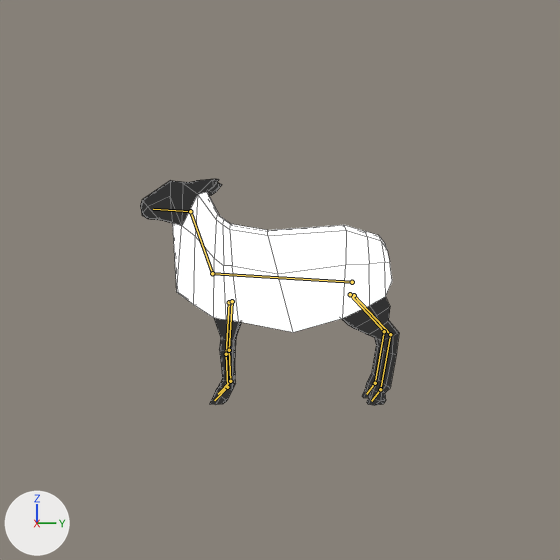
One commit to the Blender file rouglikeFarmer/Assets/Blender/Models/ovce.blend: the scene before it, then after it.
Before and after are seen from the file's camera 'Camera'. The axes (+X, +Y, +Z) are drawn at lower left. The lights are the same throughout. The bones that bend it are drawn over the model as lines. Mesh edges are drawn as thin lines.
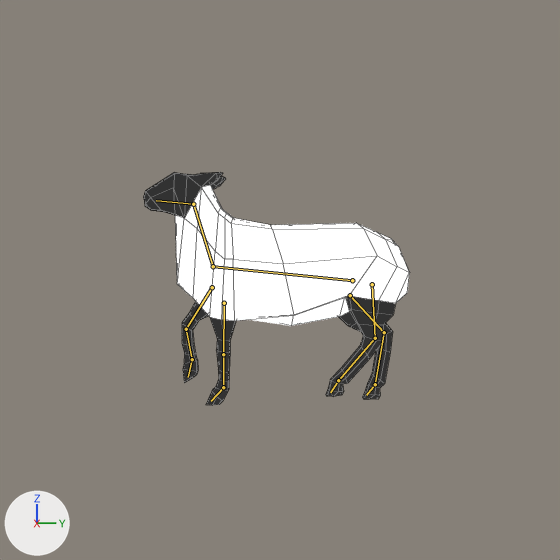
The newer file adds an action. The first version stands in its rest pose; the second is drawn at frame 16 of the action 'Ovce_walk'.

What differs and where, as boxes (x1, y1, x2, y2) in the pictures (560 x 560 px):
'Plane', posed
    before: (140, 179, 399, 405)
    after: (143, 172, 410, 405)
bone 'Bone', root to tip
    before: (352, 282) to (212, 273)
    after: (352, 280) to (213, 266)
bone 'Bone.003', root to tip
    before: (229, 302) to (226, 354)
    after: (224, 303) to (223, 354)
bone 'Bone.004', root to tip
    before: (226, 354) to (227, 387)
    after: (223, 354) to (223, 387)
bone 'Bone.006', root to tip
    before: (232, 301) to (229, 350)
    after: (212, 287) to (186, 329)
bone 'Bone.007', root to tip
    before: (229, 350) to (230, 381)
    after: (186, 329) to (192, 359)
bone 'Bone.008', root to tip
    before: (230, 381) to (218, 394)
    after: (192, 359) to (188, 377)
bone 'Bone.009', root to tip
    before: (354, 295) to (390, 334)
    after: (372, 284) to (375, 338)
bone 'Bone.010', root to tip
    before: (390, 334) to (380, 389)
    after: (375, 338) to (338, 380)
bone 'Bone.011', root to tip
    before: (380, 389) to (371, 401)
    after: (338, 380) to (330, 392)
bone 'Bone.012', root to tip
    before: (350, 294) to (384, 331)
    after: (350, 295) to (384, 332)

The change in detail:
Bone 'Bone' (bone_bone) moves from (0.0, 0.0, 0.0) to (0.0, -0.006, 0.038).
Bone 'Bone' (bone_bone) turns from (0, 0, 0) to (2, 0, 0) degrees about its own x, y and z.
Bone 'Bone.003' (bone_bone_003) moves from (0.0, 0.0, 0.0) to (0.0, 0.014, -0.108).
Bone 'Bone.003' (bone_bone_003) turns from (0, 0, 0) to (3, 0, 0) degrees about its own x, y and z.
Bone 'Bone.004' (bone_bone_004) turns from (0, 0, 0) to (-5, 0, 0) degrees about its own x, y and z.
Bone 'Bone.006' (bone_bone_006) moves from (0.0, 0.0, 0.0) to (0.0, -0.264, -0.441).
Bone 'Bone.006' (bone_bone_006) turns from (0, 0, 0) to (-29, 0, 0) degrees about its own x, y and z.
Bone 'Bone.007' (bone_bone_007) turns from (0, 0, 0) to (37, 0, 0) degrees about its own x, y and z.
Bone 'Bone.008' (bone_bone_008) turns from (0, 0, 0) to (23, 0, 0) degrees about its own x, y and z.
Bone 'Bone.009' (bone_bone_009) moves from (0.0, 0.0, 0.0) to (0.0, 0.085, 0.406).
Bone 'Bone.009' (bone_bone_009) turns from (0, 0, 0) to (-39, 0, 0) degrees about its own x, y and z.
Bone 'Bone.010' (bone_bone_010) turns from (0, 0, 0) to (9, 0, 0) degrees about its own x, y and z.
Bone 'Bone.011' (bone_bone_011) turns from (0, 0, 0) to (34, 0, 0) degrees about its own x, y and z.
Bone 'Bone.012' (bone_bone_012) moves from (0.0, 0.0, 0.0) to (0.0, 0.026, -0.014).
